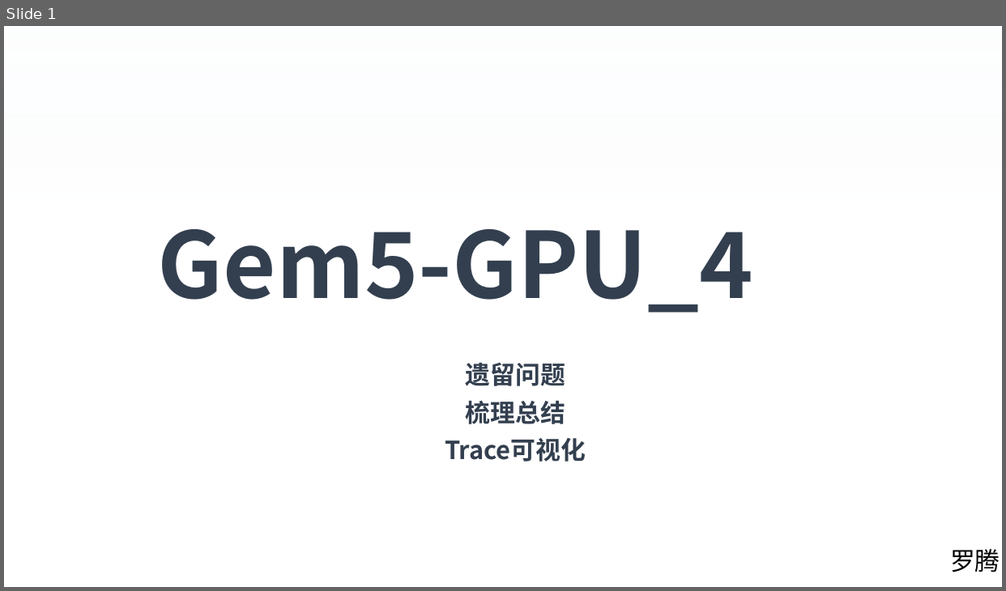
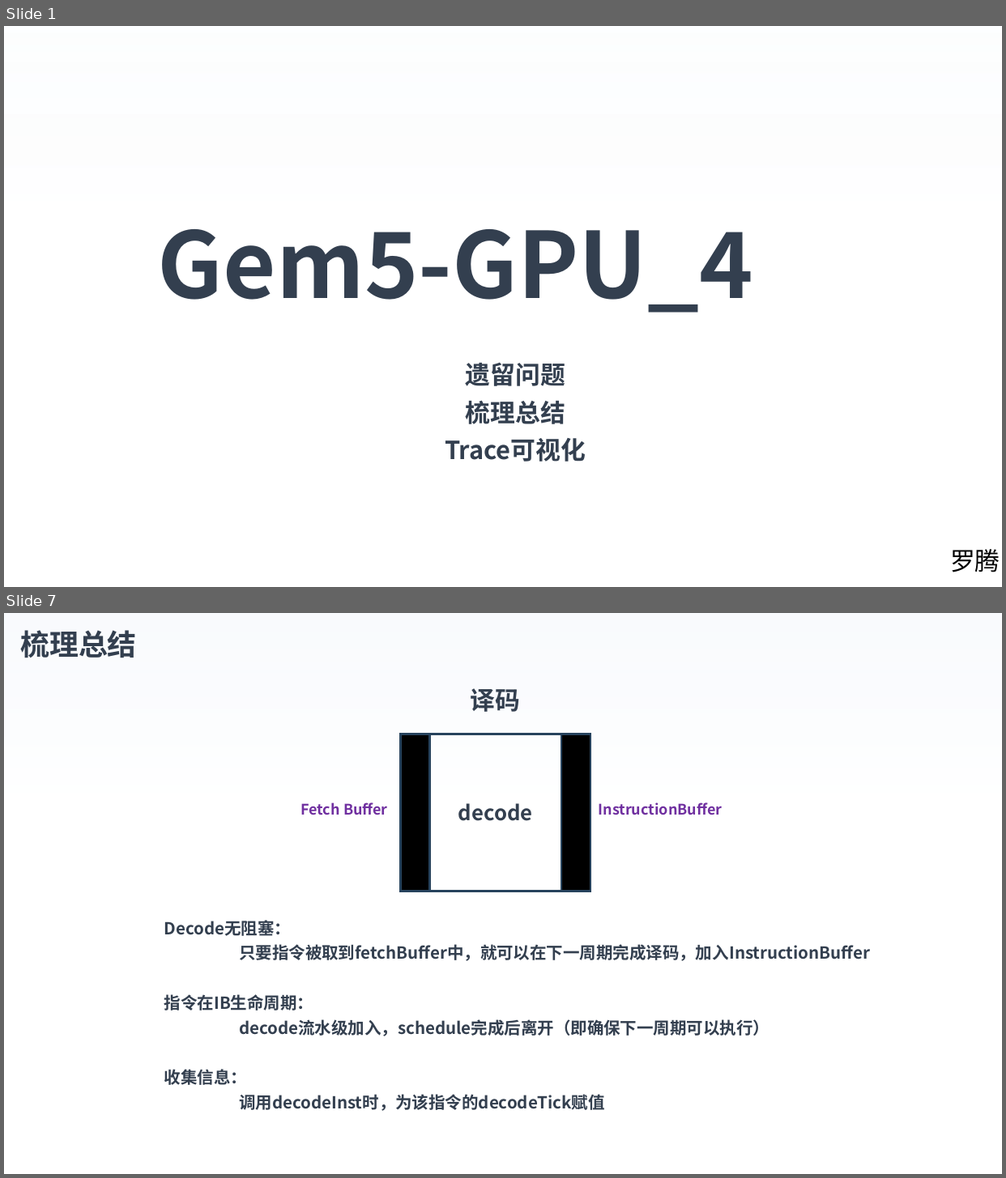
Before and after one commit to luot-ai/workspace, a slide deck: AA/gpu/GEM5/PPT/Gem5-GPU_4.pptx. Shown one above the other, each under a label of ours: slide 1 before the commit, slides 1 and 7 after it; the slides between them are not shown. The pictures are 1006x591 and 1006x1178 pixels, drawn with LibreOffice and Linux fonts; fonts in the diff are those of the drawing; background and template pictures are left out. Boxes give left, top, right and bottom in pixels: in the first picture for what was removed or moved away, otherwise in the second. Text is boxed around its words. In the diff, an @@ line names an element or a change of style, - is before the commit and + after.

```diff
--- a/AA/gpu/GEM5/PPT/Gem5-GPU_4.pptx
+++ b/AA/gpu/GEM5/PPT/Gem5-GPU_4.pptx
@@ slide 7 added at (4, 613, 1002, 1174), background picture (left out) @@
@@ rectangle added at (5, 613, 1002, 1174), fill gradient #F7FAFD to #FFFFFF @@
@@ text added at (20, 630, 137, 658), 28 pt, text #333F50, bold @@
+梳理总结
@@ text added at (470, 688, 520, 712), 24 pt, text #333F50, bold @@
+译码
@@ rectangle added at (401, 734, 430, 892), fill #000000, outline #28445D 2.25 pt @@
@@ rectangle added at (430, 734, 562, 892), outline #28445D 2.25 pt, 20 pt, text #333F50, bold @@
+decode
@@ rectangle added at (562, 734, 591, 892), fill #000000, outline #28445D 2.25 pt @@
@@ text added at (300, 803, 388, 815), 14 pt, text #7030A0, bold @@
+Fetch Buffer
@@ text added at (599, 803, 722, 815), 14 pt, text #7030A0, bold @@
+InstructionBuffer
@@ text added at (164, 920, 870, 1111), 16 pt, text #333F50, bold @@
+Decode无阻塞：
+只要指令被取到fetchBuffer中，就可以在下一周期完成译码，加入InstructionBuffer
+指令在IB生命周期：
+decode流水级加入，schedule完成后离开（即确保下一周期可以执行）
+收集信息：
+调用decodeInst时，为该指令的decodeTick赋值
```
Also in this commit, not shown: 1 slide changed, 12 other slides added, 21 slides removed, 2 other files.
